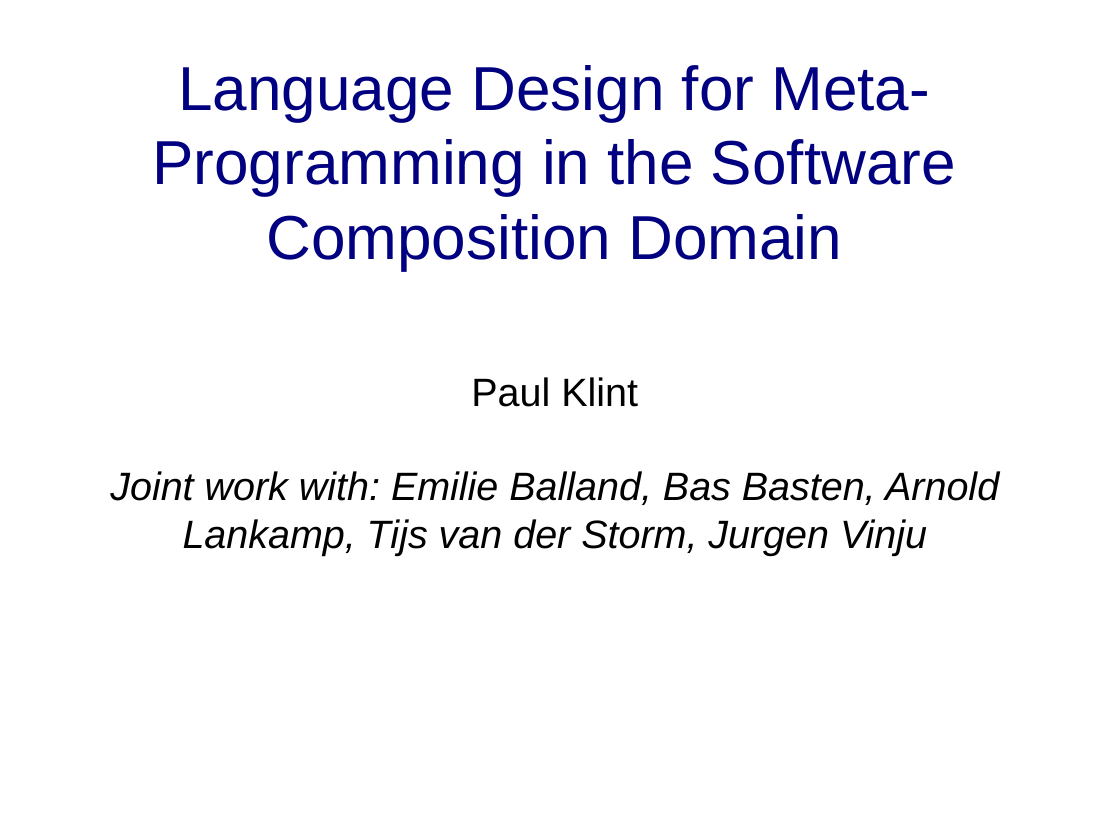
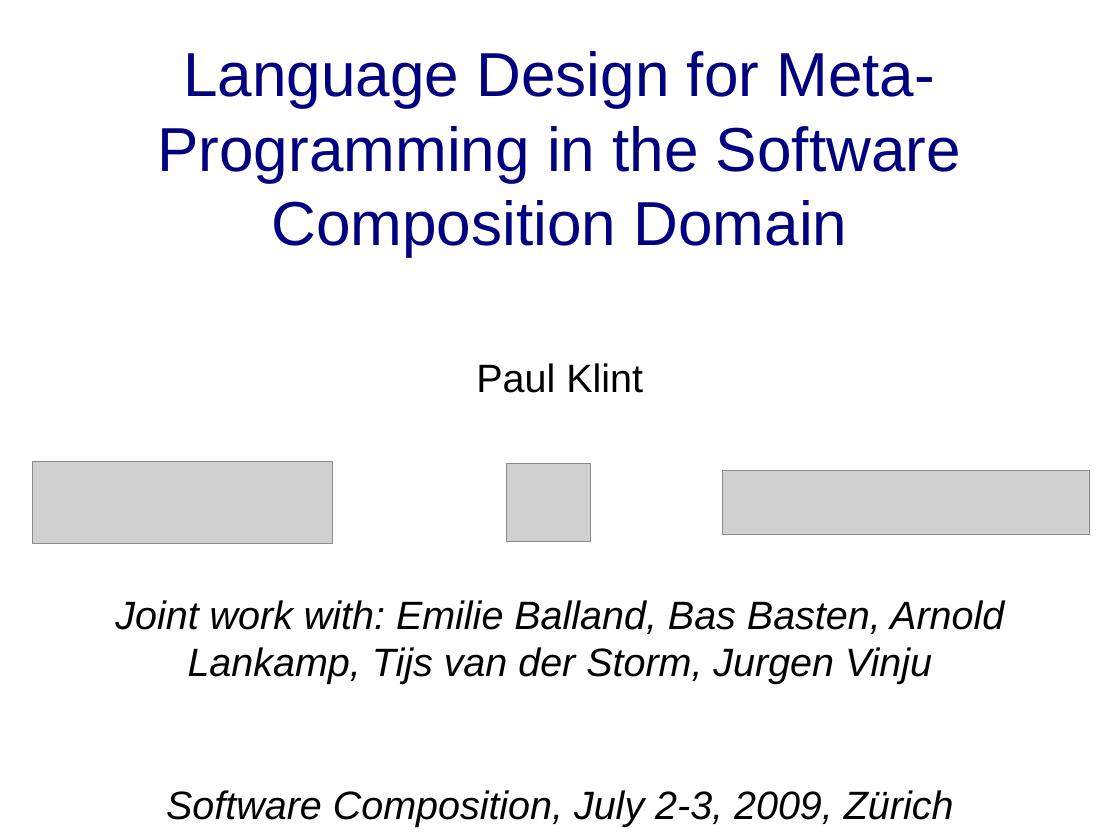
Before and after one commit to cwi-swat/meta-environment, a slide deck: slide 1 of meta-doc/analysis/rascal-slides/rascal-sc.odp. Drawn at 1120x840 pixels with LibreOffice and Linux fonts; fonts in the diff are those of the drawing; grey boxes stand for pictures; background and template pictures are left out. Boxes give left, top, right and bottom in pixels: in the first picture for what was removed or moved away, otherwise in the second. Text is boxed around its words. In the diff, an @@ line names an element or a change of style, - is before the commit and + after.

Commit message:
Improved slides

```diff
--- a/meta-doc/analysis/rascal-slides/rascal-sc.odp
+++ b/meta-doc/analysis/rascal-slides/rascal-sc.odp
@@ title at bbox=[115, 51, 1004, 827]: text changed @@
-Language Design for Meta-Programming in the Software Composition Domain
-Paul Klint
-Joint work with: Emilie Balland, Bas Basten, Arnold Lankamp, Tijs van der Storm, Jurgen Vinju
+Language Design for Meta-Programming in the Software Composition Domain
+Paul Klint
+Joint work with: Emilie Balland, Bas Basten, Arnold Lankamp, Tijs van der Storm, Jurgen Vinju
+Software Composition, July 2-3, 2009, Zürich
@@ picture added at bbox=[33, 462, 332, 544] @@
@@ picture added at bbox=[507, 463, 590, 542] @@
@@ picture added at bbox=[723, 471, 1090, 535] @@
```
Also in this commit, not shown: 16 other slides changed, 4 slides added.
